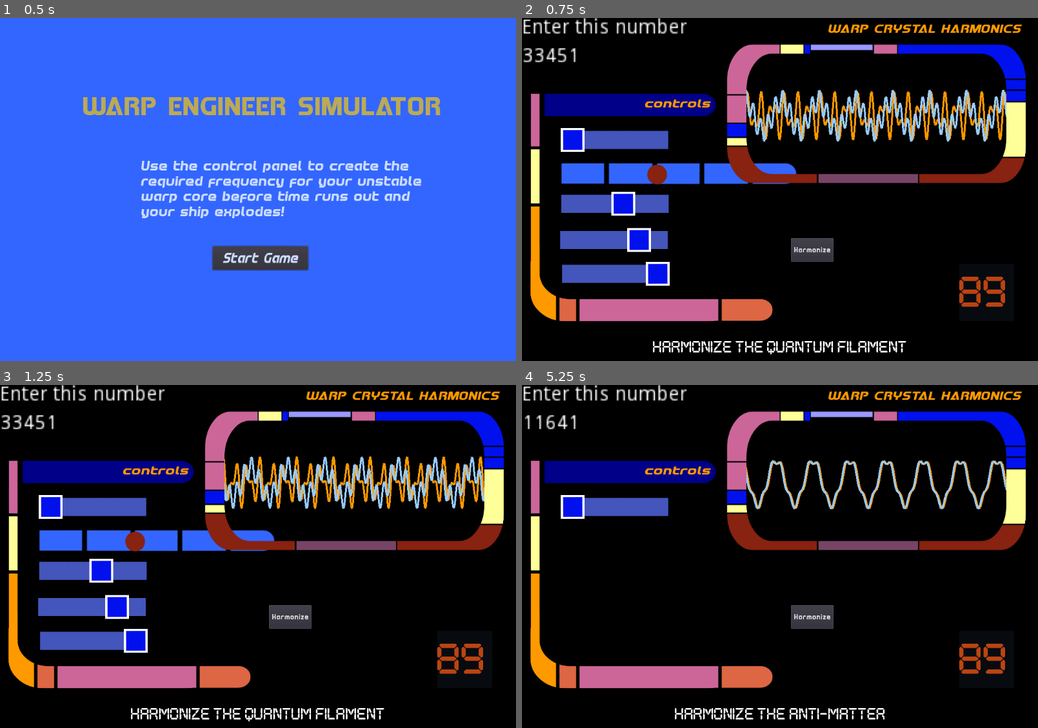
Above: before the commit, frames 1-4 (two rows, left to right).
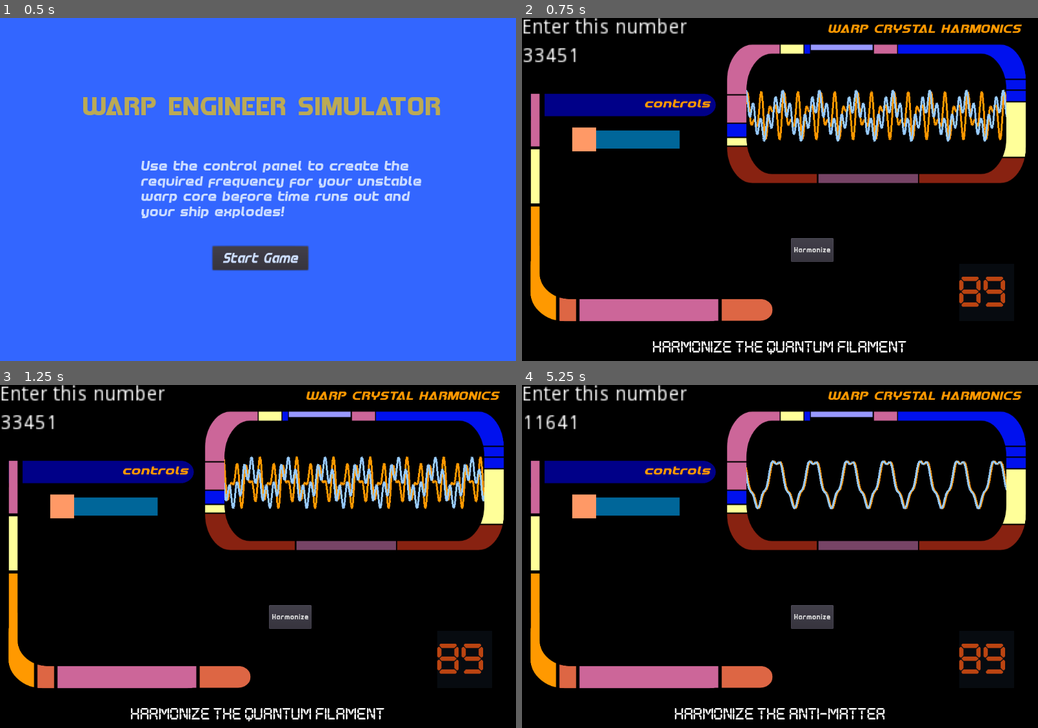
Above: after the commit, the same moments.

Repository: squiggle-at-squiggle/LDJam49
Game: Godot game, scene res://Scenes/Main.tscn
Two runs of this game, one before a commit and one after it. Both use one fixed random seed, a clock stepped at 60 frames per second and the inputs below.
Inputs:
- Up to frame 1 (0.5 s): no input
- Up to frame 2 (0.75 s): click "Start Game" at 0.5 s
- Up to frame 3 (1.25 s): no input
- Up to frame 4 (5.25 s): click "Harmonize" at 1.25 s; click "Harmonize" at 2 s; click "Harmonize" at 2.75 s; tap Enter at 3.5 s; tap Space at 4.25 s; click "Start Game" at 5 s

Frame 1 is identical in both runs. In frame 2, 7.3% of the frame differs, in the area x 7-54%, y 31-79%; in frame 3, 7.3%; in frame 4, 1.4%.

Commit message:
aligning textures for sliders

Diff:
--- a/Scenes/ControlPanel.tscn
+++ b/Scenes/ControlPanel.tscn
@@ -48,34 +48,38 @@
 line_color = "99CCFF"
 
 [node name="SliderOne" parent="Control" instance=ExtResource( 2 )]
-margin_left = 82.3492
-margin_top = 227.063
-margin_right = -872.651
-margin_bottom = -439.937
+margin_left = 107.349
+margin_top = 229.563
+margin_right = -847.651
+margin_bottom = -437.437
 
 [node name="SliderTwo" parent="Control" instance=ExtResource( 5 )]
-margin_left = 82.0
-margin_top = 297.854
-margin_right = -873.0
-margin_bottom = -369.146
+visible = false
+margin_left = 107.5
+margin_top = 294.354
+margin_right = -847.5
+margin_bottom = -372.646
 
 [node name="SliderThree" parent="Control" instance=ExtResource( 7 )]
-margin_left = 83.3805
-margin_top = 361.318
-margin_right = -871.62
-margin_bottom = -305.682
+visible = false
+margin_left = 107.381
+margin_top = 363.318
+margin_right = -847.62
+margin_bottom = -303.682
 
 [node name="SliderFour" parent="Control" instance=ExtResource( 8 )]
-margin_left = 80.941
-margin_top = 437.393
-margin_right = -870.059
-margin_bottom = -226.607
+visible = false
+margin_left = 107.441
+margin_top = 434.393
+margin_right = -843.559
+margin_bottom = -229.607
 
 [node name="SliderFive" parent="Control" instance=ExtResource( 9 )]
-margin_left = 86.5018
-margin_top = 508.151
-margin_right = -868.498
-margin_bottom = -158.849
+visible = false
+margin_left = 107.002
+margin_top = 507.651
+margin_right = -847.998
+margin_bottom = -159.349
 
 [node name="Label" type="Label" parent="Control"]
 margin_left = 640.707
--- a/Scenes/SliderFive.tscn
+++ b/Scenes/SliderFive.tscn
@@ -1,6 +1,18 @@
-[gd_scene load_steps=2 format=2]
+[gd_scene load_steps=8 format=2]
 
 [ext_resource path="res://Scenes/SliderOne.tscn" type="PackedScene" id=1]
+[ext_resource path="res://Art/NewSliders/grabber5-highlight.png" type="Texture" id=2]
+[ext_resource path="res://Art/NewSliders/sliderbar5.png" type="Texture" id=3]
+[ext_resource path="res://Art/NewSliders/grabber3-sliderprogress5.png" type="Texture" id=4]
+[ext_resource path="res://Art/NewSliders/grabber5-sliderprogress2.png" type="Texture" id=5]
+
+[sub_resource type="StyleBoxTexture" id=1]
+texture = ExtResource( 3 )
+region_rect = Rect2( 0, 0, 450, 75 )
+
+[sub_resource type="StyleBoxTexture" id=2]
+texture = ExtResource( 4 )
+region_rect = Rect2( 0, 0, 100, 100 )
 
 [node name="SliderFive" instance=ExtResource( 1 )]
 
@@ -9,6 +21,10 @@
 anchor_right = -0.00565698
 margin_left = -0.292877
 margin_right = 117.707
+custom_icons/grabber_highlight = ExtResource( 2 )
+custom_icons/grabber = ExtResource( 5 )
+custom_styles/slider = SubResource( 1 )
+custom_styles/grabber_area = SubResource( 2 )
 min_value = 0.0
 max_value = 1.0
 tick_count = 2
--- a/Scenes/SliderFour.tscn
+++ b/Scenes/SliderFour.tscn
@@ -1,5 +1,19 @@
-[gd_scene load_steps=2 format=2]
+[gd_scene load_steps=6 format=2]
 
 [ext_resource path="res://Scenes/SliderOne.tscn" type="PackedScene" id=1]
+[ext_resource path="res://Art/NewSliders/sliderprogress3and4.png" type="Texture" id=2]
+[ext_resource path="res://Art/NewSliders/sliderbar4.png" type="Texture" id=3]
+
+[sub_resource type="StyleBoxTexture" id=1]
+texture = ExtResource( 3 )
+region_rect = Rect2( 0, 0, 450, 75 )
+
+[sub_resource type="StyleBoxTexture" id=2]
+texture = ExtResource( 2 )
+region_rect = Rect2( 0, 0, 100, 100 )
 
 [node name="SliderFour" instance=ExtResource( 1 )]
+
+[node name="HSlider" parent="." index="0"]
+custom_styles/slider = SubResource( 1 )
+custom_styles/grabber_area = SubResource( 2 )
--- a/Scenes/SliderOne.tscn
+++ b/Scenes/SliderOne.tscn
@@ -1,17 +1,20 @@
-[gd_scene load_steps=8 format=2]
+[gd_scene load_steps=10 format=2]
 
 [ext_resource path="res://Code/SliderOne.gd" type="Script" id=1]
-[ext_resource path="res://Art/NewSliders/grabber2-highlight.png" type="Texture" id=2]
+[ext_resource path="res://Art/NewSliders/grabber1and4.png" type="Texture" id=2]
 [ext_resource path="res://Art/NewSliders/sliderbar2.png" type="Texture" id=3]
-[ext_resource path="res://Art/NewSliders/grabber5-sliderprogress2.png" type="Texture" id=4]
+[ext_resource path="res://Art/NewSliders/grabber1and4-highlight.png" type="Texture" id=4]
+[ext_resource path="res://Art/NewSliders/sliderbar3.png" type="Texture" id=5]
+
+[sub_resource type="ImageTexture" id=4]
 
 [sub_resource type="StyleBoxTexture" id=1]
-texture = ExtResource( 3 )
+texture = ExtResource( 5 )
 region_rect = Rect2( 0, 0, 450, 75 )
 
 [sub_resource type="StyleBoxTexture" id=2]
-texture = ExtResource( 4 )
-region_rect = Rect2( 0, 0, 100, 100 )
+texture = ExtResource( 3 )
+region_rect = Rect2( 0, 0, 450, 75 )
 
 [sub_resource type="StyleBoxEmpty" id=3]
 
@@ -27,12 +30,11 @@
 }
 
 [node name="HSlider" type="HSlider" parent="."]
-margin_left = 1.41422
-margin_top = 3.53552
-margin_right = 451.414
-margin_bottom = 103.536
+margin_right = 450.0
+margin_bottom = 100.0
 rect_scale = Vector2( 0.5, 0.5 )
-custom_icons/grabber_highlight = ExtResource( 2 )
+custom_icons/tick = SubResource( 4 )
+custom_icons/grabber_highlight = ExtResource( 4 )
 custom_icons/grabber = ExtResource( 2 )
 custom_styles/slider = SubResource( 1 )
 custom_styles/grabber_area_highlight = SubResource( 2 )
--- a/Scenes/SliderThree.tscn
+++ b/Scenes/SliderThree.tscn
@@ -1,8 +1,23 @@
-[gd_scene load_steps=2 format=2]
+[gd_scene load_steps=7 format=2]
 
 [ext_resource path="res://Scenes/SliderOne.tscn" type="PackedScene" id=1]
+[ext_resource path="res://Art/NewSliders/grabber3-hightlight.png" type="Texture" id=2]
+[ext_resource path="res://Art/NewSliders/grabber3-sliderprogress5.png" type="Texture" id=3]
+[ext_resource path="res://Art/NewSliders/sliderprogress3and4.png" type="Texture" id=4]
+
+[sub_resource type="StyleBoxTexture" id=1]
+texture = ExtResource( 4 )
+region_rect = Rect2( 0, 0, 100, 100 )
+
+[sub_resource type="StyleBoxTexture" id=2]
+texture = ExtResource( 4 )
+region_rect = Rect2( 0, 0, 100, 100 )
 
 [node name="SliderThree" instance=ExtResource( 1 )]
 
 [node name="HSlider" parent="." index="0"]
 margin_right = 124.0
+custom_icons/grabber_highlight = ExtResource( 2 )
+custom_icons/grabber = ExtResource( 3 )
+custom_styles/grabber_area_highlight = SubResource( 1 )
+custom_styles/grabber_area = SubResource( 2 )
--- a/Scenes/SliderTwo.tscn
+++ b/Scenes/SliderTwo.tscn
@@ -1,28 +1,30 @@
-[gd_scene load_steps=7 format=2]
+[gd_scene load_steps=9 format=2]
 
 [ext_resource path="res://Scenes/SliderOne.tscn" type="PackedScene" id=1]
-[ext_resource path="res://Art/dfb22675-f827-4a3c-b175-c30cc8c438dc.sketchpad.png" type="Texture" id=2]
-[ext_resource path="res://Art/sliders/test-blue-bar.png" type="Texture" id=3]
+[ext_resource path="res://Art/NewSliders/grabber2.png" type="Texture" id=2]
+[ext_resource path="res://Art/NewSliders/grabber5-sliderprogress2.png" type="Texture" id=3]
+[ext_resource path="res://Art/NewSliders/grabber2-highlight.png" type="Texture" id=4]
+[ext_resource path="res://Art/NewSliders/sliderbar2.png" type="Texture" id=5]
 
-[sub_resource type="StyleBoxTexture" id=1]
+[sub_resource type="StyleBoxTexture" id=4]
+texture = ExtResource( 5 )
+region_rect = Rect2( 0, 0, 450, 75 )
+
+[sub_resource type="StyleBoxTexture" id=5]
 texture = ExtResource( 3 )
-region_rect = Rect2( 8.46445, 9.45837, 494.162, 44.2453 )
-axis_stretch_horizontal = 2
+region_rect = Rect2( 0, 0, 100, 100 )
 
-[sub_resource type="StyleBoxEmpty" id=2]
-
-[sub_resource type="StyleBoxEmpty" id=3]
+[sub_resource type="StyleBoxTexture" id=6]
+texture = ExtResource( 3 )
+region_rect = Rect2( 0, 0, 100, 100 )
 
 [node name="SliderTwo" instance=ExtResource( 1 )]
 
 [node name="HSlider" parent="." index="0"]
-margin_top = 1.0
-margin_right = 494.0
-margin_bottom = 58.0
-rect_scale = Vector2( 1, 1 )
 size_flags_horizontal = 0
+custom_icons/grabber_highlight = ExtResource( 4 )
 custom_icons/grabber = ExtResource( 2 )
-custom_styles/slider = SubResource( 1 )
-custom_styles/grabber_area_highlight = SubResource( 2 )
-custom_styles/grabber_area = SubResource( 3 )
+custom_styles/slider = SubResource( 4 )
+custom_styles/grabber_area_highlight = SubResource( 5 )
+custom_styles/grabber_area = SubResource( 6 )
 value = 2.0
